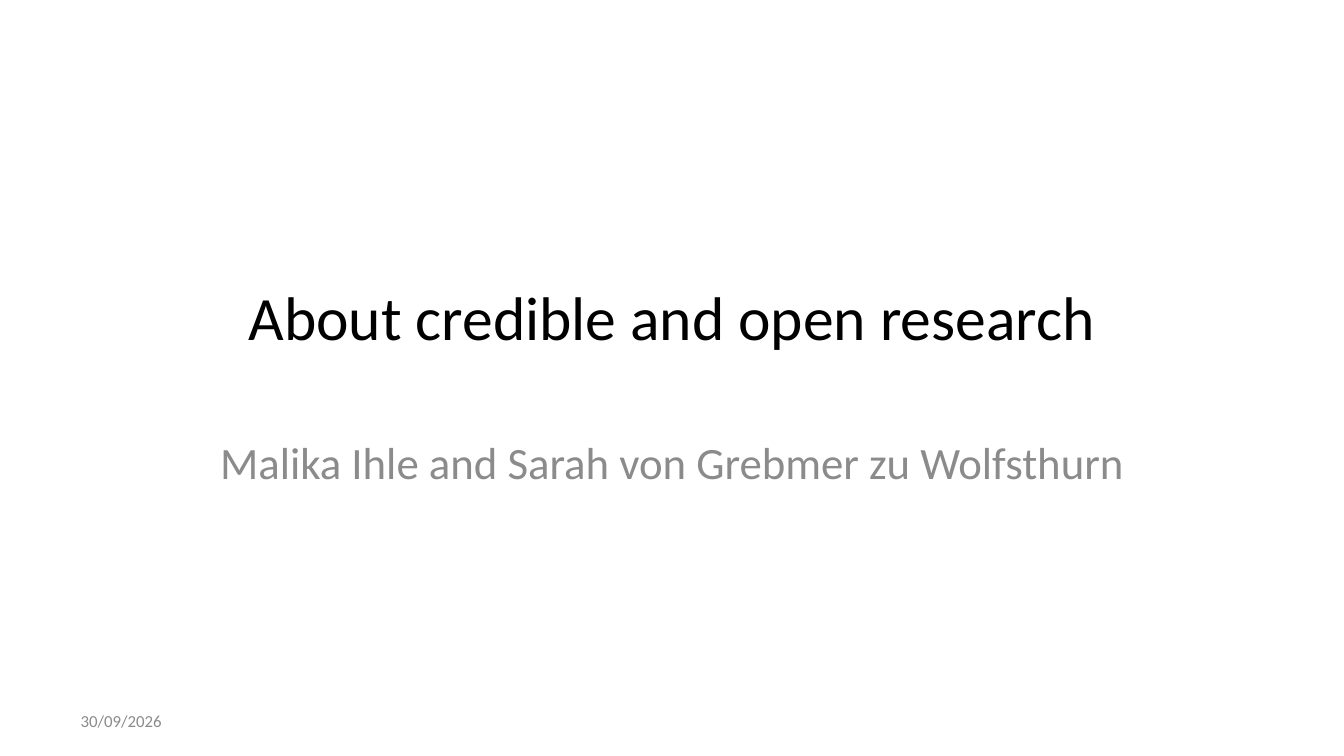
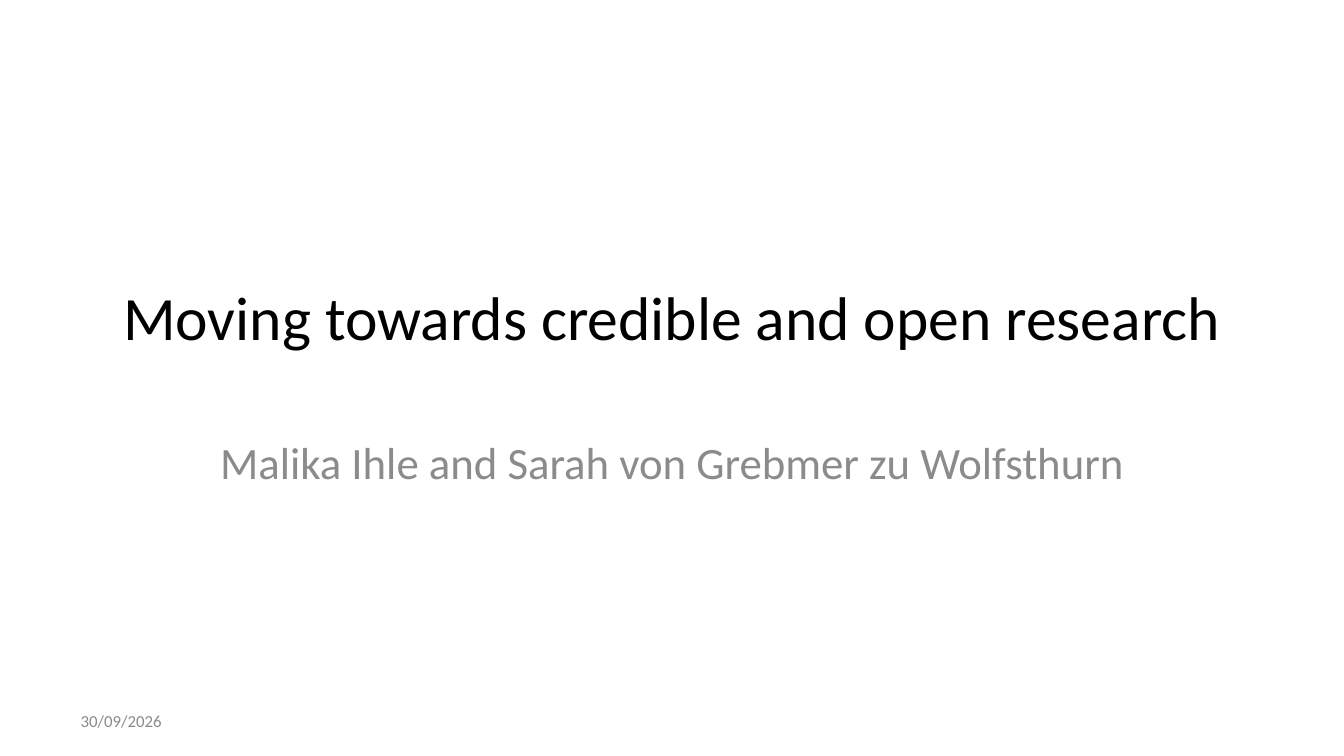
Before and after one commit to lmu-osc/teaching-material-for-novices, a slide deck: slide 1 of open-research-principles/credible-research/credible-research-slides.pptx. Drawn at 1344x756 pixels with LibreOffice and Linux fonts; fonts in the diff are those of the drawing. Boxes give left, top, right and bottom in pixels: in the first picture for what was removed or moved away, otherwise in the second. Text is boxed around its words. In the diff, an @@ line names an element or a change of style, - is before the commit and + after.

```diff
--- a/open-research-principles/credible-research/credible-research-slides.pptx
+++ b/open-research-principles/credible-research/credible-research-slides.pptx
@@ title at bbox=[123, 297, 1220, 351]: text changed @@
-About credible and open research
+Moving towards credible and open research
```
Also in this commit, not shown: 1 other slide changed, 1 slide removed, 51 other files.
